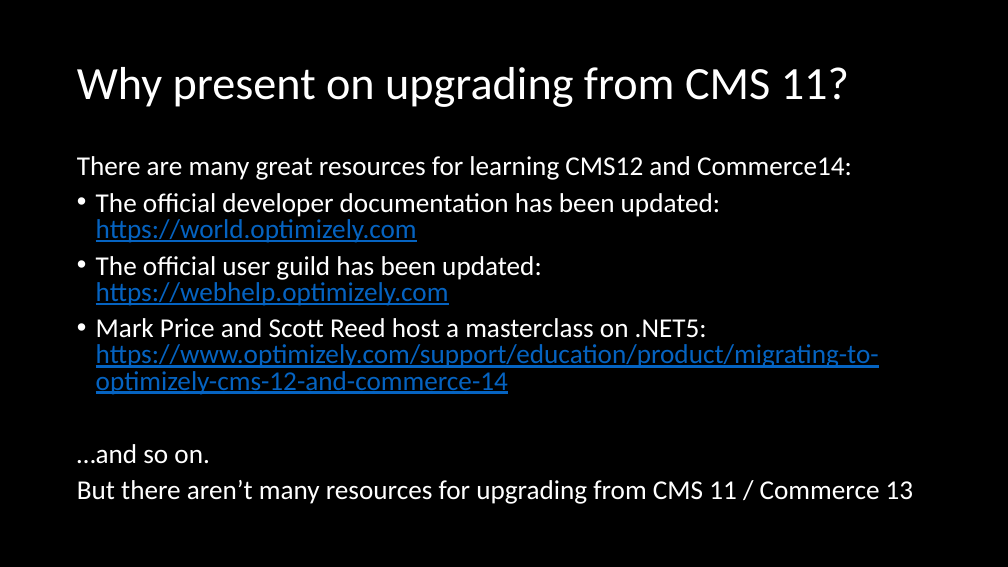
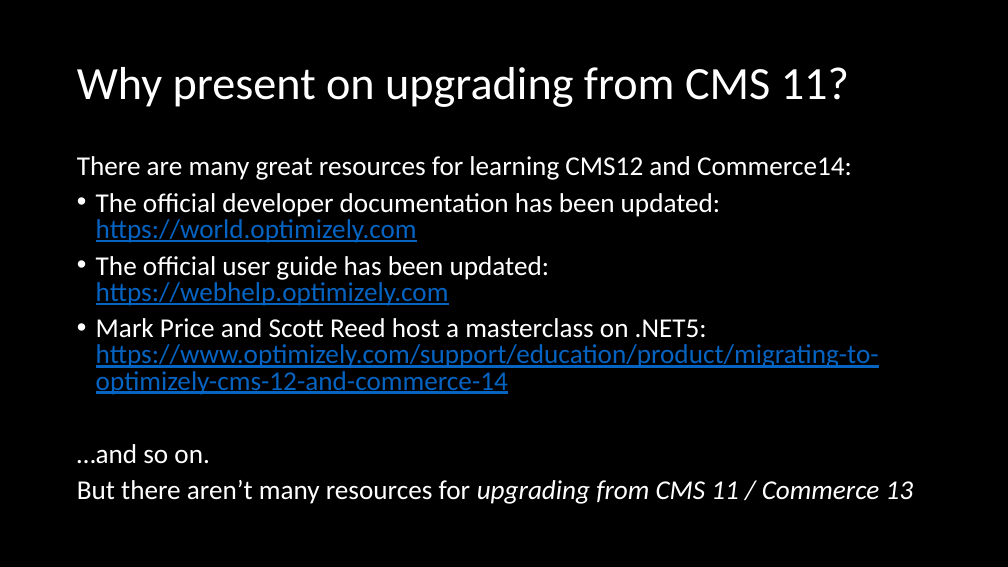
Before and after one commit to DrewNull/optimizely-cms12-upgrade, a slide deck: slide 3 of Presentation--Upgrading-to-CMS-12-and-Commerce-14.pptx. Drawn at 1008x567 pixels with LibreOffice and Linux fonts; fonts in the diff are those of the drawing. Boxes give left, top, right and bottom in pixels: in the first picture for what was removed or moved away, otherwise in the second. Text is boxed around its words. In the diff, an @@ line names an element or a change of style, - is before the commit and + after.

```diff
--- a/Presentation--Upgrading-to-CMS-12-and-Commerce-14.pptx
+++ b/Presentation--Upgrading-to-CMS-12-and-Commerce-14.pptx
@@ text at <box>96,256,550,306</box>: text changed @@
-• The official user guild has been updated:
-  https://webhelp.optimizely.com
+• The official user guide has been updated:
+  https://webhelp.optimizely.com
@@ text at <box>77,480,914,504</box>: italic on in "upgrading from CMS 11 / Commerce 13" @@
```
Also in this commit, not shown: 4 other slides changed, 3 slides added.
